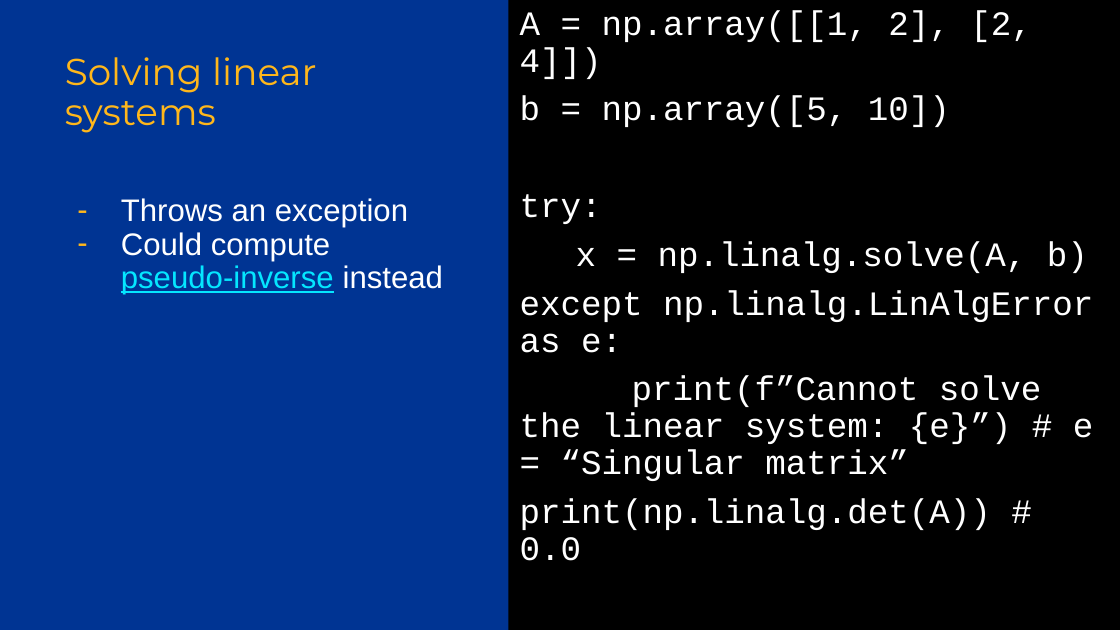
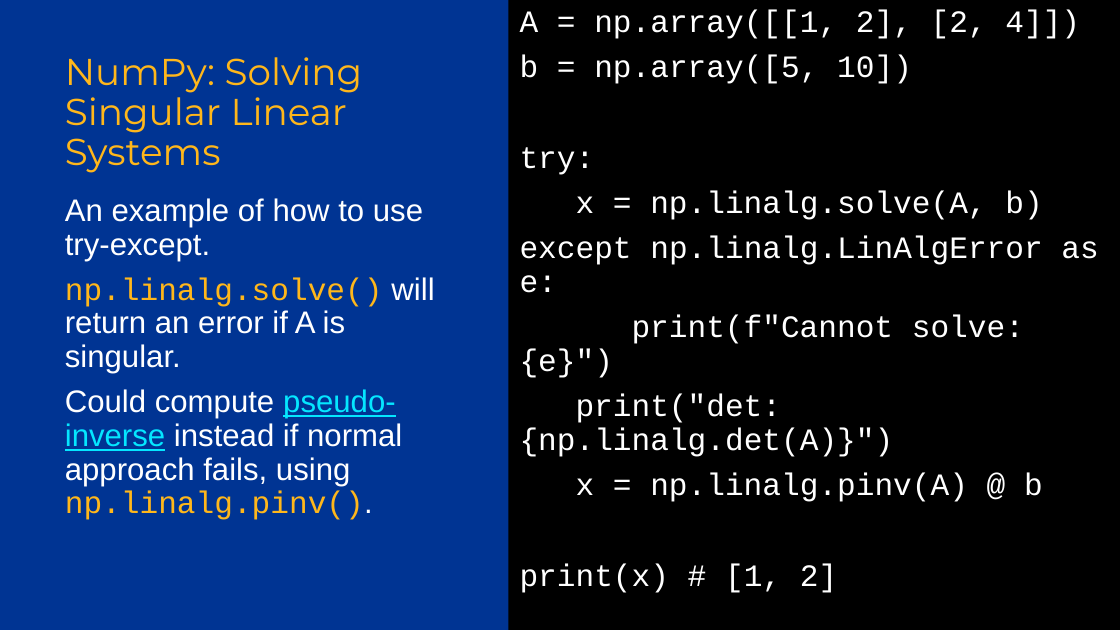
Before and after one commit to Pitt-INFORMS/workshops, a slide deck: slide 32 of python/2024/Python Workshop 2.pptx (slide 13 before the commit). Drawn at 1120x630 pixels with LibreOffice and Linux fonts; fonts in the diff are those of the drawing; background and template pictures are left out. Boxes give left, top, right and bottom in pixels: in the first picture for what was removed or moved away, otherwise in the second. Text is boxed around its words. In the diff, an @@ line names an element or a change of style, - is before the commit and + after.

```diff
--- a/python/2024/Python Workshop 2.pptx
+++ b/python/2024/Python Workshop 2.pptx
@@ text at [520,10,1098,593]: size 22 to 20 pt in "A = np.array([[1, 2], [2, 4]])", "b = np.array([5, 10])", "try:", "x = np.linalg.solve(A, b)" and 3 more places; indent changed @@
@@ title at [65,57,363,173]: text changed @@
-Solving linear systems
+NumPy: Solving Singular Linear Systems
@@ text at [65,198,434,520]: text changed @@
-– Throws an exception
-– Could compute pseudo-inverse instead
+An example of how to use try-except.
+np.linalg.solve() will return an error if A is singular.
+Could compute pseudo-inverse instead if normal approach fails, using np.linalg.pinv().
@@ text at [520,315,1024,457]: text changed; size 22 to 20 pt @@
-print(f”Cannot solve the linear system: {e}”) # e = “Singular matrix”
-print(np.linalg.det(A)) # 0.0
+print(f"Cannot solve: {e}")
+print("det: {np.linalg.det(A)}")
```
Also in this commit, not shown: 26 other slides changed, 42 slides added, 8 slides removed.
